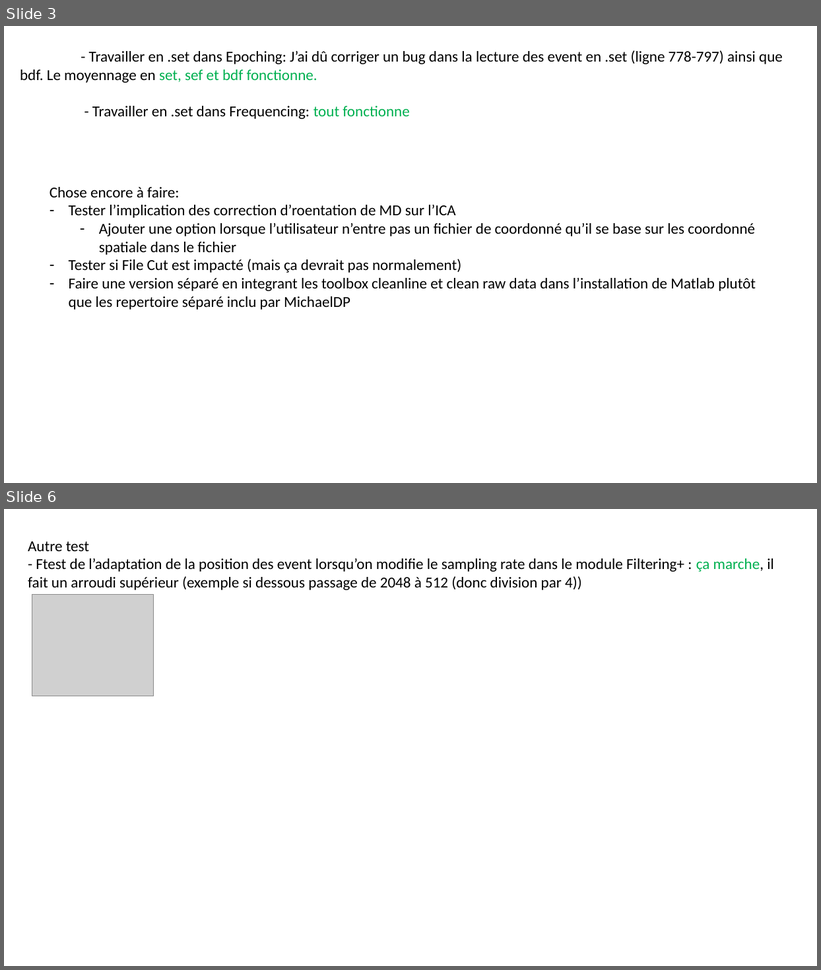
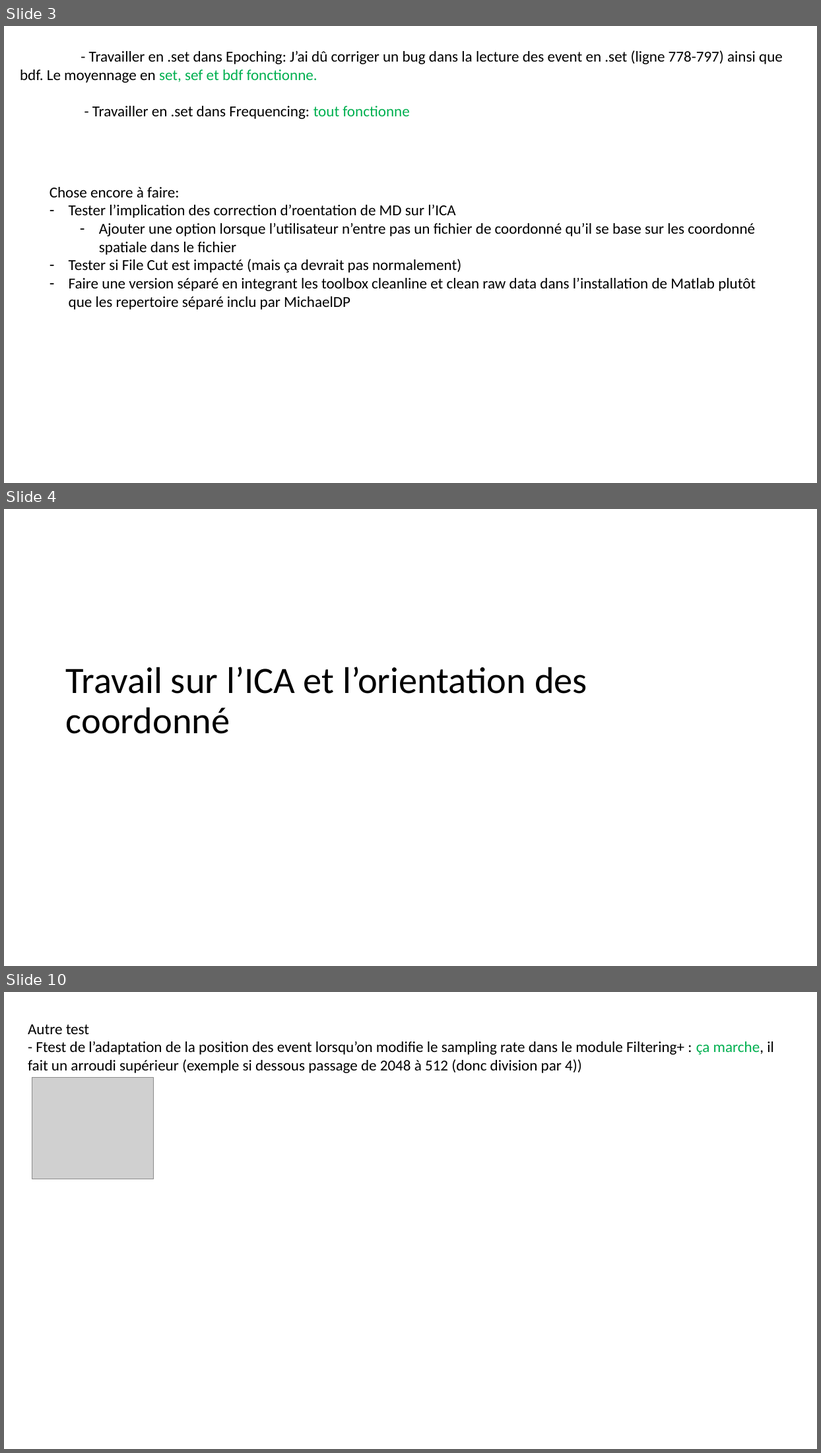
Before and after one commit to DePrettoM/EEGpal, a slide deck: working_doc/Test_EEpal_v1_1_merged.pptx. Shown one above the other, each under a label of ours: slides 3 and 6 before the commit, slides 3, 4 and 10 after it; the slides between them are not shown. The pictures are 821x970 and 821x1453 pixels, drawn with LibreOffice and Linux fonts; fonts in the diff are those of the drawing; grey boxes stand for pictures. Boxes give left, top, right and bottom in pixels: in the first picture for what was removed or moved away, otherwise in the second. Text is boxed around its words. In the diff, an @@ line names an element or a change of style, - is before the commit and + after.

```diff
--- a/working_doc/Test_EEpal_v1_1_merged.pptx
+++ b/working_doc/Test_EEpal_v1_1_merged.pptx
@@ slide 4 added at [4,509,817,966], background #FFFFFF @@
@@ title added at [66,667,587,734], 44 pt, text #000000 @@
+Travail sur l’ICA et l’orientation des coordonné
@@ what was slide 6 is now slide 10 @@
```
Also in this commit, not shown: 2 slides changed, 3 other slides added, 9 other files.
